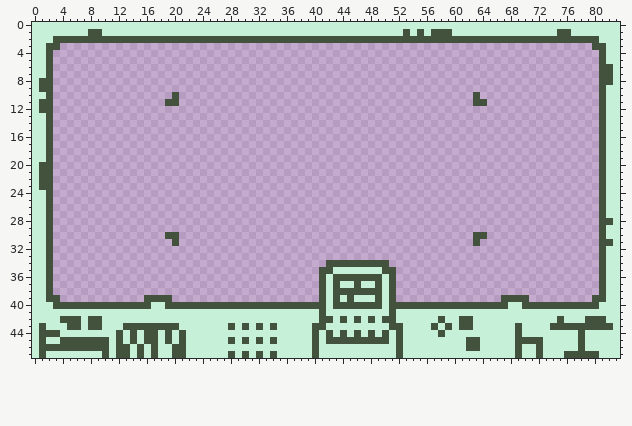
Two versions of one pixel-art file, assets/sprites/frame.aseprite. That is the earlier state.
84x48 pixels, 1 frame.
After the commit:
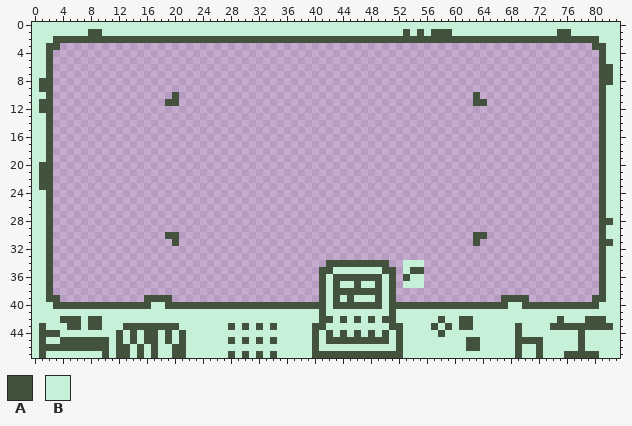
Palette (. is transparent): A #43523d  B #c7f0d8
Edits made:
{"where": "layers \"Window Overlay\", \"Console\""}
{"y":34,"x":53,"old":"...","new":"BBB"}
{"y":35,"x":53,"old":"...","new":"BAA"}
{"y":36,"x":53,"old":"...","new":"ABB"}
{"y":37,"x":53,"old":"...","new":"BBB"}
{"y":47,"x":41,"old":"BBBBBBBBBBB","new":"AAAAAAAAAAA"}
